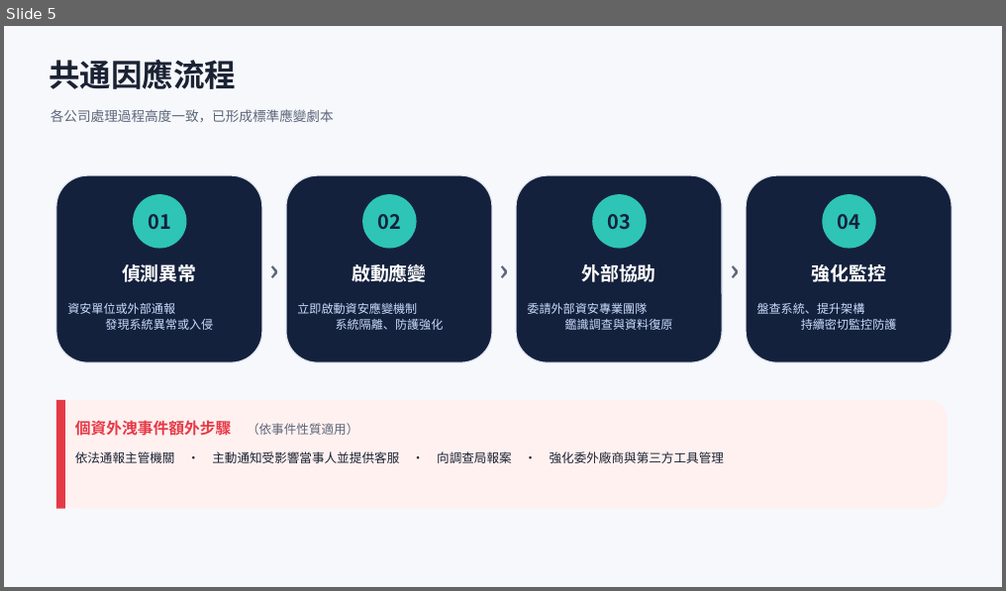
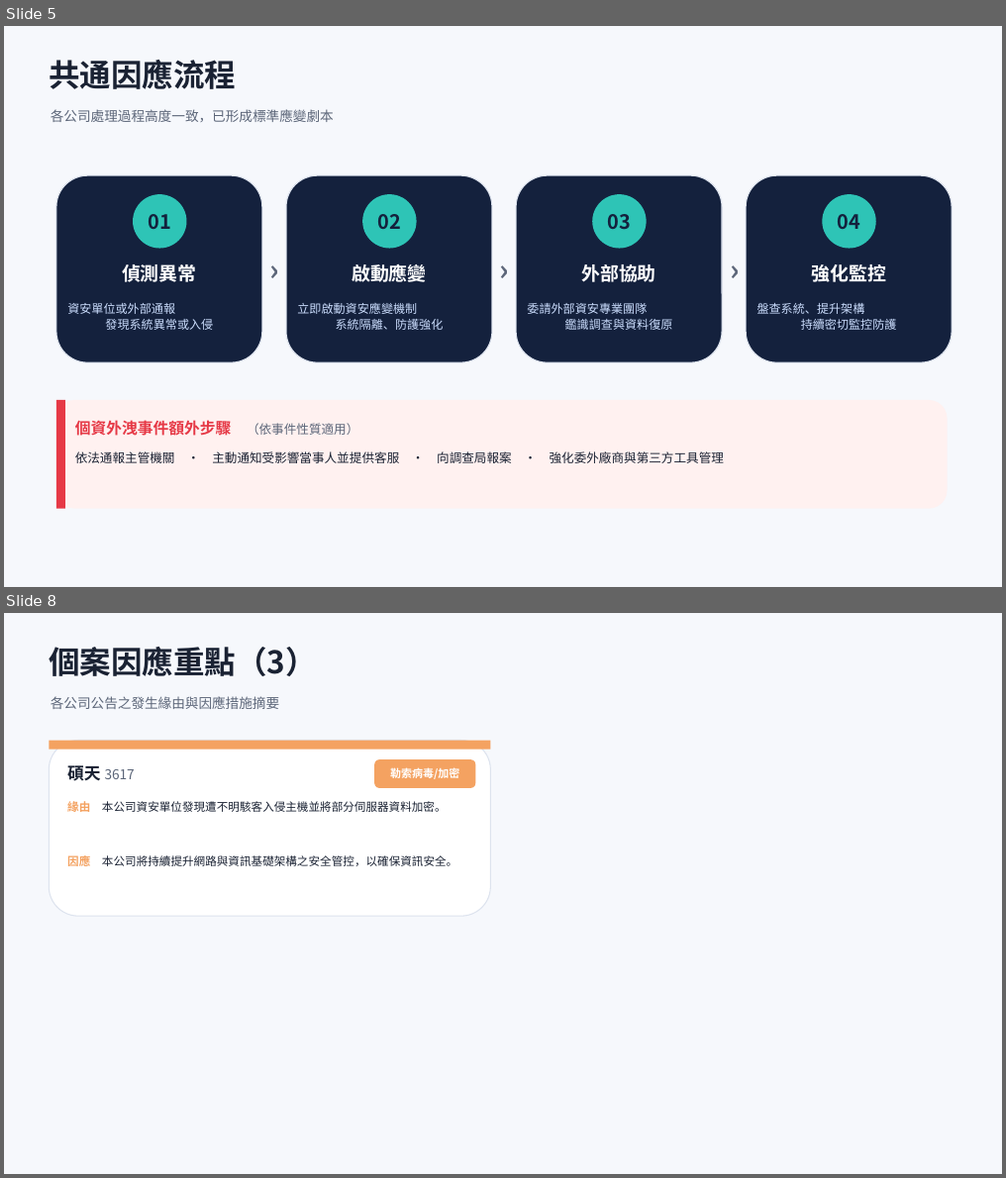
Before and after one commit to Johnnylin77/mops-isec-monitor, a slide deck: 資安事件因應分析.pptx. Shown one above the other, each under a label of ours: slide 5 before the commit, slides 5 and 8 after it; the slides between them are not shown. The pictures are 1006x591 and 1006x1178 pixels, drawn with LibreOffice and Linux fonts; fonts in the diff are those of the drawing. Boxes give left, top, right and bottom in pixels: in the first picture for what was removed or moved away, otherwise in the second. Text is boxed around its words. In the diff, an @@ line names an element or a change of style, - is before the commit and + after.

```diff
--- a/資安事件因應分析.pptx
+++ b/資安事件因應分析.pptx
@@ slide 8 added at bbox=[4, 613, 1002, 1174], background #FFFFFF @@
@@ rectangle added at bbox=[4, 613, 1002, 1174], fill #F6F8FC @@
@@ text added at bbox=[49, 647, 317, 676], 30 pt, text #1A2233, bold @@
+個案因應重點（3）
@@ text added at bbox=[51, 696, 279, 709], 13 pt, text #5C6679 @@
+各公司公告之發生緣由與因應措施摘要
@@ rounded rectangle added at bbox=[49, 741, 491, 916], fill #FFFFFF, outline #DDE3EE 1 pt @@
@@ rectangle added at bbox=[49, 741, 491, 750], fill #F4A261 @@
@@ rounded rectangle added at bbox=[374, 760, 475, 788], fill #F4A261 @@
@@ text added at bbox=[67, 765, 135, 781], 13 pt, text #5C6679 @@
+碩天 3617
@@ text added at bbox=[390, 768, 459, 779], 10.5 pt, text #FFFFFF, bold @@
+勒索病毒/加密
@@ text added at bbox=[67, 801, 447, 812], 11 pt, text #1A2233 @@
+緣由 本公司資安單位發現遭不明駭客入侵主機並將部分伺服器資料加密。
@@ text added at bbox=[67, 856, 457, 866], 11 pt, text #1A2233 @@
+因應 本公司將持續提升網路與資訊基礎架構之安全管控，以確保資訊安全。
```
Also in this commit, not shown: 6 slides changed, 2 other files.
